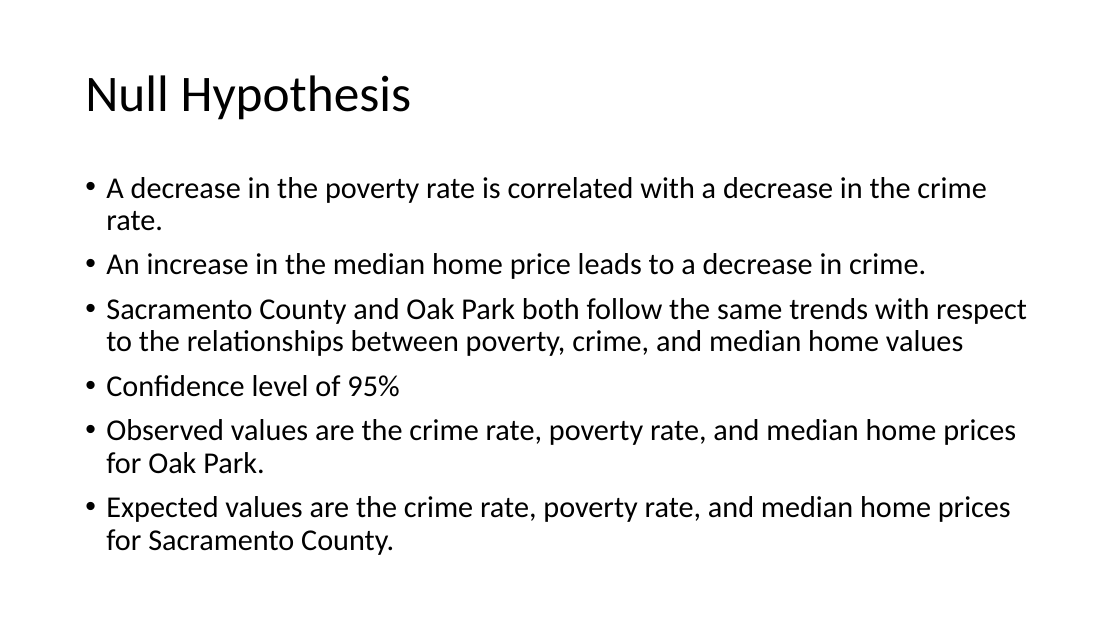
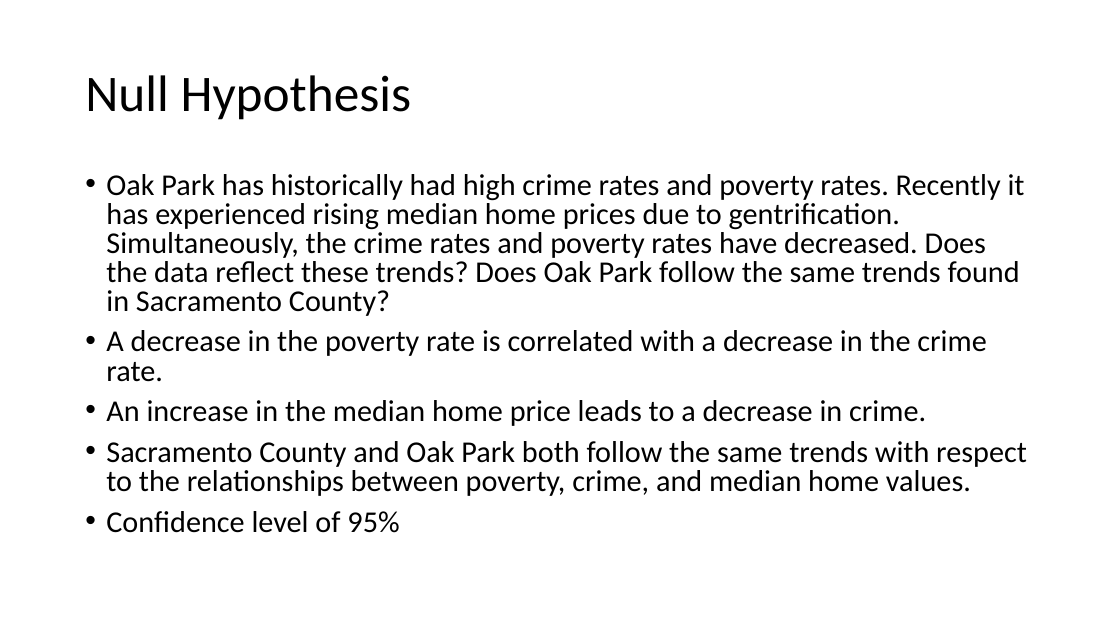
Before and after one commit to sean-galloway/Crime_and_Poverty, a slide deck: slide 4 of Project_1_Presentation.pptx. Drawn at 1120x630 pixels with LibreOffice and Linux fonts; fonts in the diff are those of the drawing. Boxes give left, top, right and bottom in pixels: in the first picture for what was removed or moved away, otherwise in the second. Text is boxed around its words. In the diff, an @@ line names an element or a change of style, - is before the commit and + after.

Commit message:
updated deck

```diff
--- a/Project_1_Presentation.pptx
+++ b/Project_1_Presentation.pptx
@@ text at bbox=[106, 174, 1025, 316]: paragraph added @@
+• Oak Park has historically had high crime rates and poverty rates. Recently it has experienced rising median home prices due to gentrification. Simultaneously, the crime rates and poverty rates have decreased. Does the data reflect these trends? Does Oak Park follow the same trends found in Sacramento County?
@@ text at bbox=[106, 330, 986, 533]: line spacing 0.9 to 0.8 @@
@@ text at bbox=[106, 419, 1016, 555]: paragraphs removed @@
-• Observed values are the crime rate, poverty rate, and median home prices for Oak Park.
-• Expected values are the crime rate, poverty rate, and median home prices for Sacramento County.
@@ text at bbox=[106, 441, 1027, 496]: text changed @@
-• Sacramento County and Oak Park both follow the same trends with respect to the relationships between poverty, crime, and median home values
+• Sacramento County and Oak Park both follow the same trends with respect to the relationships between poverty, crime, and median home values.
```
Also in this commit, not shown: 2 other slides changed.
